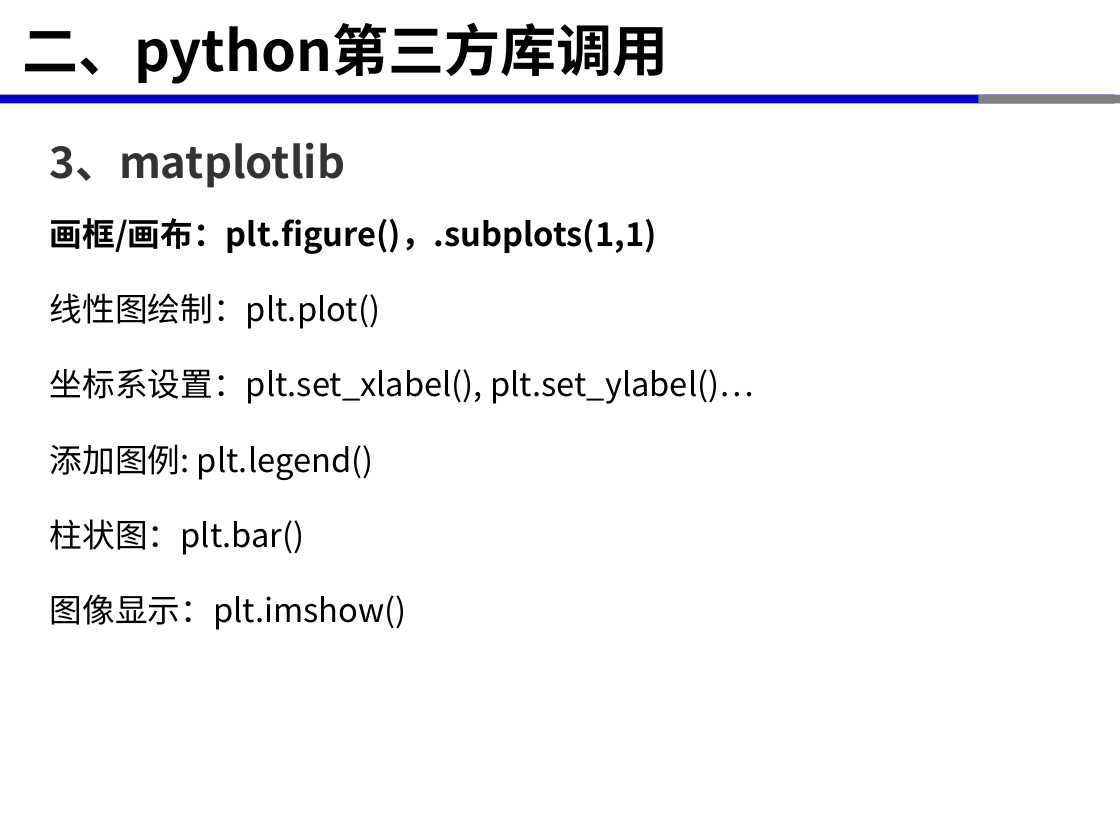
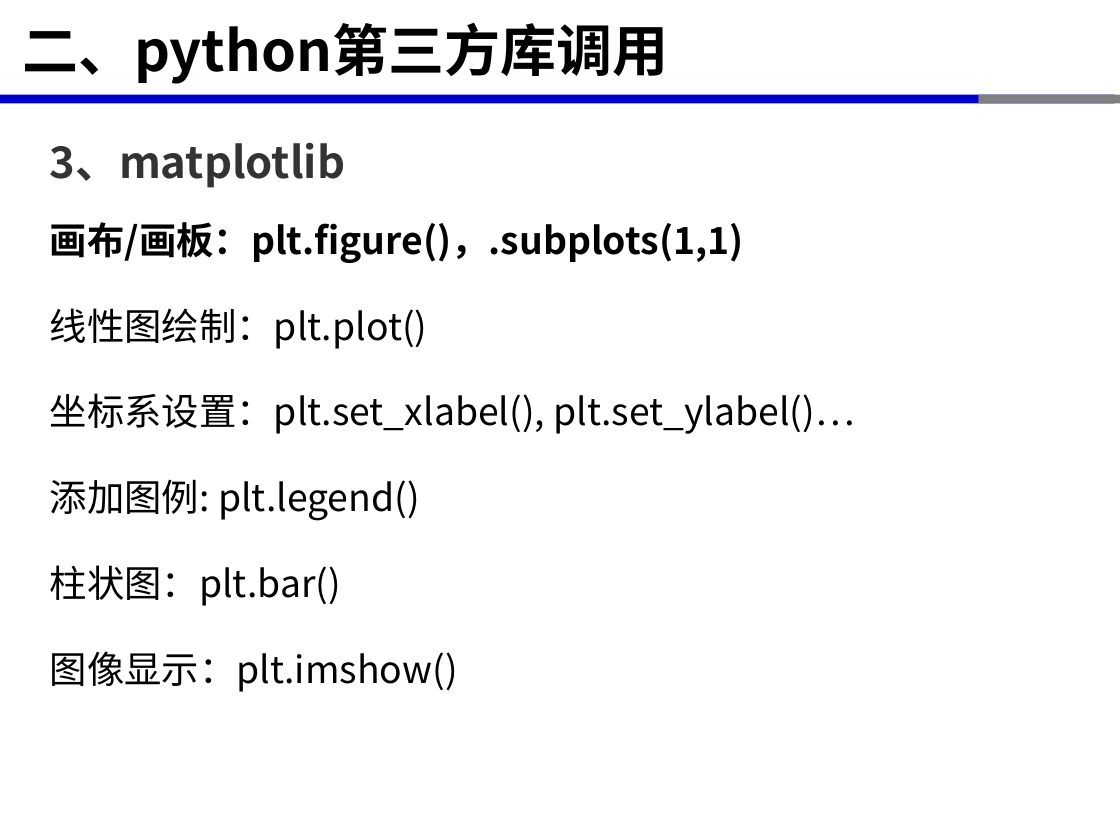
Before and after one commit to xinluo2018/spatial-data-processing, a slide deck: slide 12 of 第2章-Python程序设计基础/第3节-python库调用-2课时.pptx. Drawn at 1120x840 pixels with LibreOffice and Linux fonts; fonts in the diff are those of the drawing. Boxes give left, top, right and bottom in pixels: in the first picture for what was removed or moved away, otherwise in the second. Text is boxed around its words. In the diff, an @@ line names an element or a change of style, - is before the commit and + after.

```diff
--- a/第2章-Python程序设计基础/第3节-python库调用-2课时.pptx
+++ b/第2章-Python程序设计基础/第3节-python库调用-2课时.pptx
@@ text at [50,222,744,263]: text changed; size 21 to 24 pt @@
-画框/画布：plt.figure()，.subplots(1,1)
+画布/画板：plt.figure()，.subplots(1,1)
@@ text at [50,308,854,692]: size 21 to 24 pt in "线性图绘制：plt.plot()", "坐标系设置：plt.set_xlabel(), plt.set_ylabel()…", "添加图例: plt.legend()", "柱状图：plt.bar()" and 1 more places; more space between paragraphs @@
```
Also in this commit, not shown: 10 other slides changed, 20 other files.
